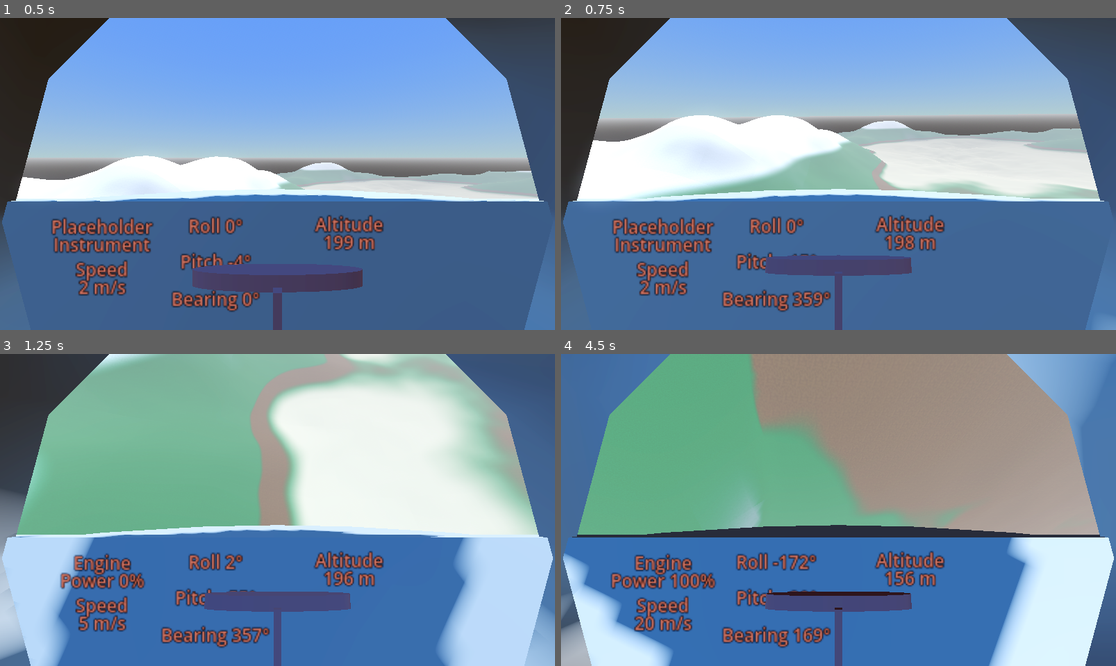
Above: before the commit, frames 1-4 (two rows, left to right).
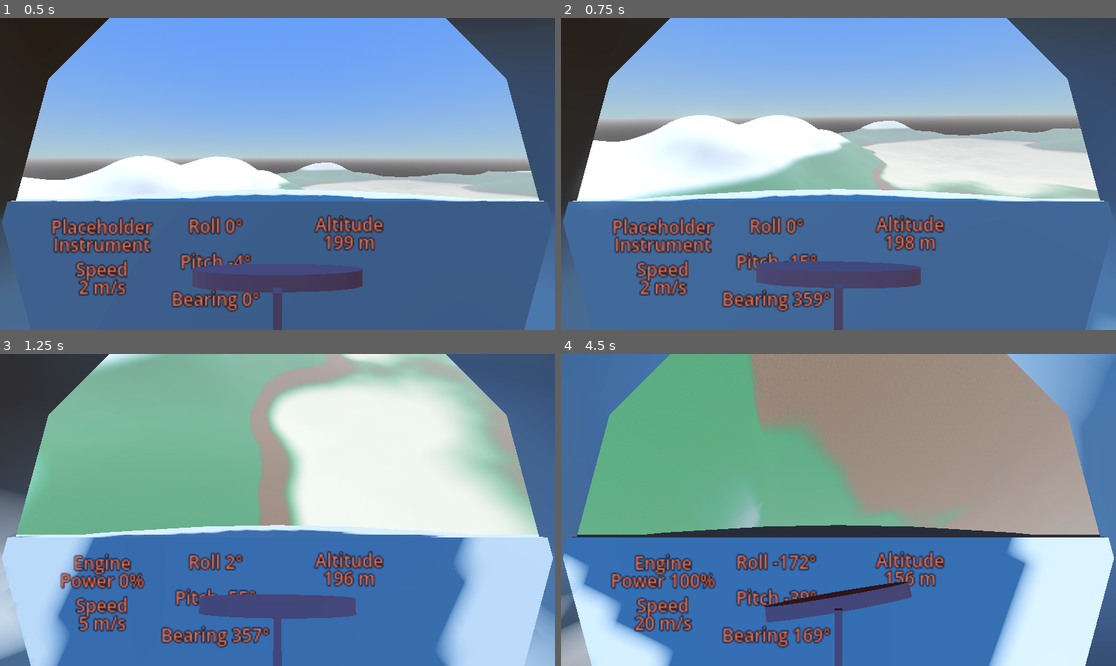
Above: after the commit, the same moments.

Repository: 100-Devs-1-Game/UndeadReckoning
Game: Godot game, scene res://Main.tscn
Two runs of this game, one before a commit and one after it. Both use one fixed random seed, a clock stepped at 60 frames per second and the inputs below. Sound files missing from this copy of the repository are replaced by a short silence.
Inputs (mouse positions are in pixels of both pictures, inside the frame that each line leads up to):
- Up to frame 1 (0.5 s): no input
- Up to frame 2 (0.75 s): tap Enter at 0.5 s; move the mouse to (866, 174) at 0.52 s; hold W from 0.53 s (still down); tap Z at 0.6 s
- Up to frame 3 (1.25 s): keep holding W; tap Space at 0.77, 1.07 s
- Up to frame 4 (4.5 s): keep holding W; move the mouse to (810, 510) at 1.27 s; tap P at 1.35 s; tap Space at 1.52, 1.82, 3.02, 3.32, 3.77, 4.07 s; move the mouse to (849, 503) at 2.02 s; tap O at 2.1 s; move the mouse to (832, 516) at 2.77 s; tap F at 2.85 s; move the mouse to (877, 513) at 3.52 s; tap V at 3.6 s; move the mouse to (794, 506) at 4.27 s; tap 3 at 4.35 s

Frame 1 is identical in both runs. In frame 2, 1.8% of the frame differs, in the area x 35-65%, y 75-100%; in frame 3, 0.9%; in frame 4, 1.3%.

Commit message:
Smooth out steering handle

Diff:
--- a/src/plane/cockpit.gd
+++ b/src/plane/cockpit.gd
@@ -6,8 +6,15 @@
 @export var steering_joint: Node3D
 @export var steering_handle_joint: Node3D
 
+var target_steering_joint:= Node3D.new()
+var target_steering_handle_joint:= Node3D.new()
+
+
 
 func _ready() -> void:
+	target_steering_joint.basis= steering_joint.basis
+	target_steering_handle_joint.basis= steering_handle_joint.basis
+
 	await aircraft.setup_finished
 
 	var steering_module: AircraftModule= aircraft.find_modules_by_type("steering")[0]
@@ -15,10 +22,11 @@
 
 
 func _process(delta: float) -> void:
-	#steering_joint.basis= steering_joint.basis.slerp(Basis.IDENTITY, delta)
-	pass
+	steering_joint.basis= steering_joint.basis.slerp(target_steering_joint.basis, delta).orthonormalized()
+	steering_handle_joint.basis= steering_handle_joint.basis.slerp(target_steering_handle_joint.basis, delta).orthonormalized()
+
 
 func _on_update_steering(values: Dictionary):
-	steering_joint.rotation_degrees.x= values["axis_x"] * 10
-	steering_joint.rotation_degrees.z= values["axis_y"] * 10
-	steering_handle_joint.rotation_degrees.z= -values["axis_z"] * 10
+	target_steering_joint.rotation_degrees.x= values["axis_x"] * 10
+	target_steering_joint.rotation_degrees.z= values["axis_y"] * 10
+	target_steering_handle_joint.rotation_degrees.z= -values["axis_z"] * 10
--- a/src/plane/placeholder_cockpit.tscn
+++ b/src/plane/placeholder_cockpit.tscn
@@ -96,8 +96,9 @@
 skeleton = NodePath("../..")
 
 [node name="Steering Handle Joint" type="Node3D" parent="Steering Joint/MeshInstance3D"]
-transform = Transform3D(0.7, 0, 0, 0, 1, 0, 0, 0, 0.1, 0, 0.259628, 0)
+transform = Transform3D(1, 0, 0, 0, 1, 0, 0, 0, 1, 0, 0.259628, 0)
 
 [node name="MeshInstance3D" type="MeshInstance3D" parent="Steering Joint/MeshInstance3D/Steering Handle Joint"]
+transform = Transform3D(0.7, 0, 0, 0, 1, 0, 0, 0, 0.1, 0, 0, 0)
 mesh = SubResource("CylinderMesh_oye7h")
 skeleton = NodePath("../..")
